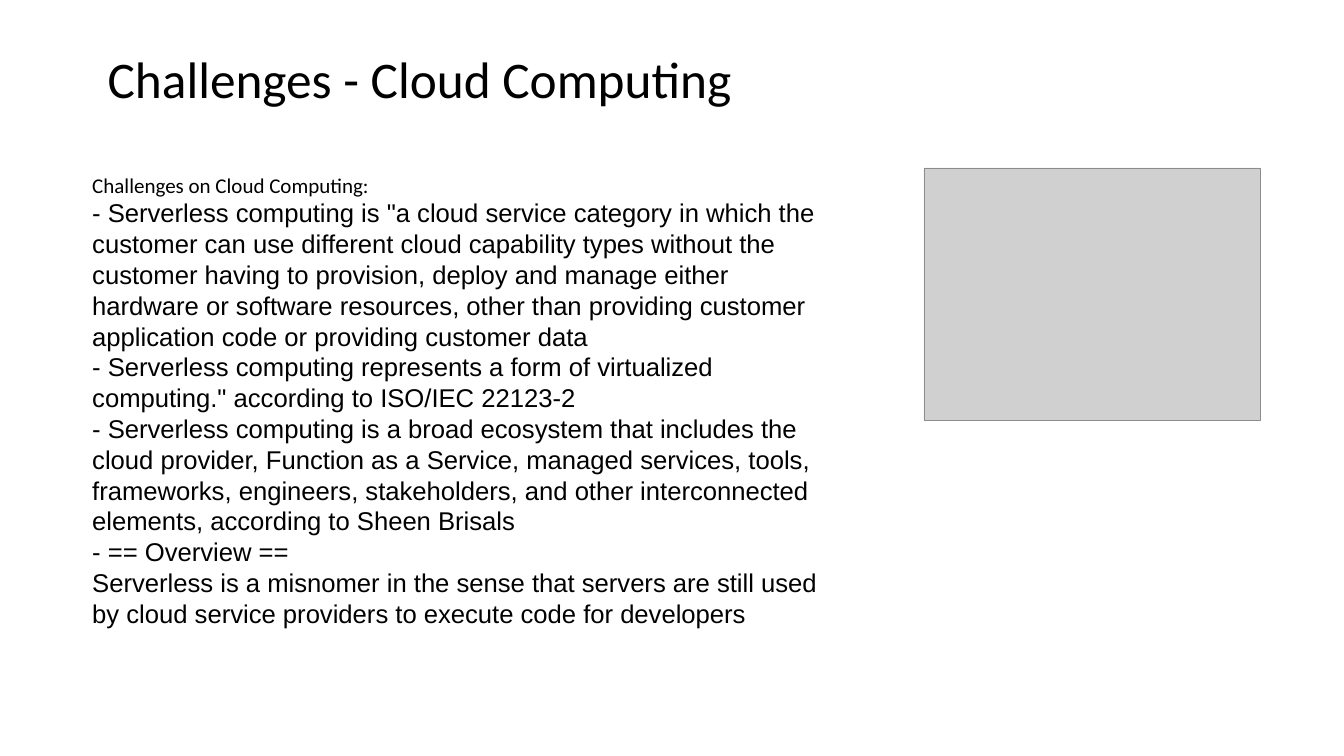
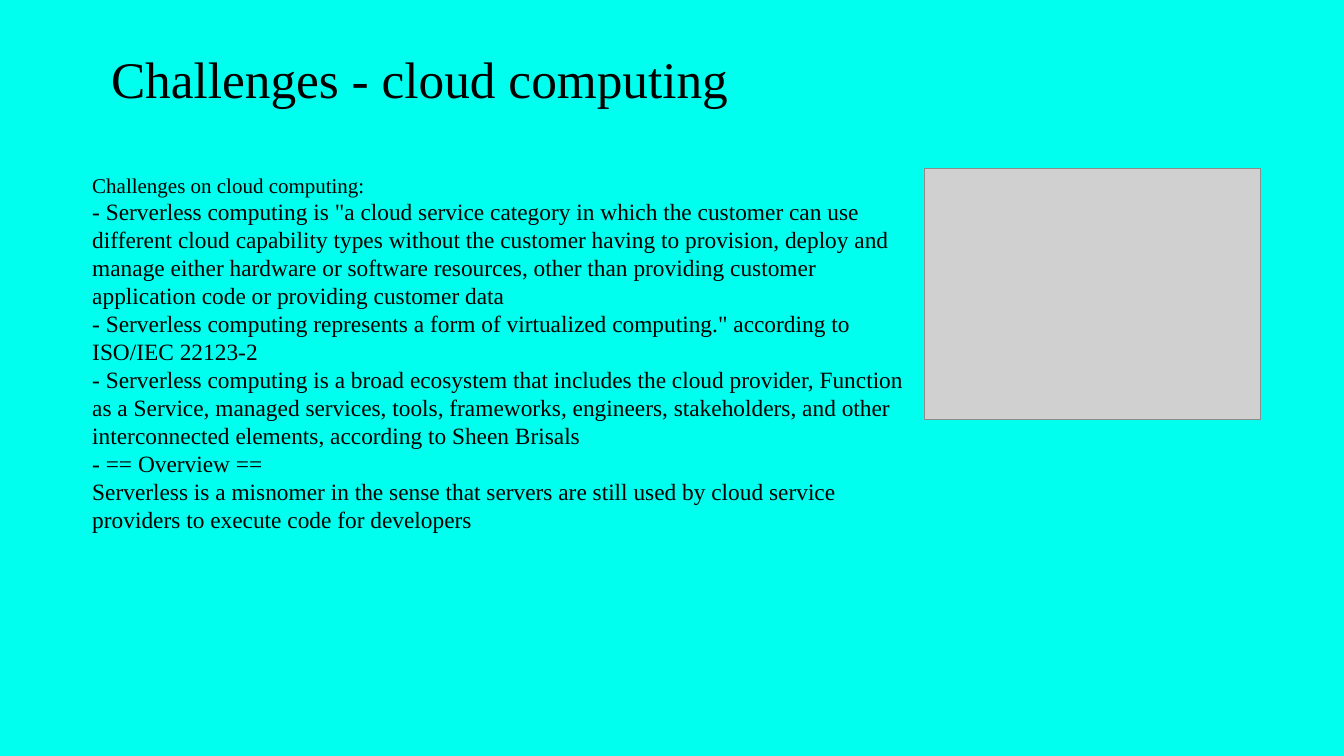
Before and after one commit to Nikhil181511/AI-Smart-Presentation-generator, a slide deck: slide 5 of generated_ppts/Cloud_Computing.pptx. Drawn at 1344x756 pixels with LibreOffice and Linux fonts; fonts in the diff are those of the drawing; grey boxes stand for pictures. Boxes give left, top, right and bottom in pixels: in the first picture for what was removed or moved away, otherwise in the second. Text is boxed around its words. In the diff, an @@ line names an element or a change of style, - is before the commit and + after.

```diff
--- a/generated_ppts/Cloud_Computing.pptx
+++ b/generated_ppts/Cloud_Computing.pptx
@@ background #FFFFFF to #00FFEE @@
@@ title at box(111, 62, 727, 109): text changed; font Calibri to Times New Roman @@
-Challenges - Cloud Computing
+Challenges - cloud computing
@@ text at box(92, 178, 365, 197): text changed; font Calibri to Times New Roman @@
-Challenges on Cloud Computing:
+Challenges on cloud computing:
@@ text at box(92, 203, 903, 505): size 22 to 20 pt, font Arial to Times New Roman @@
```
Also in this commit, not shown: 5 other slides changed, 1 slide added, 1 slide removed, 11 other files.
